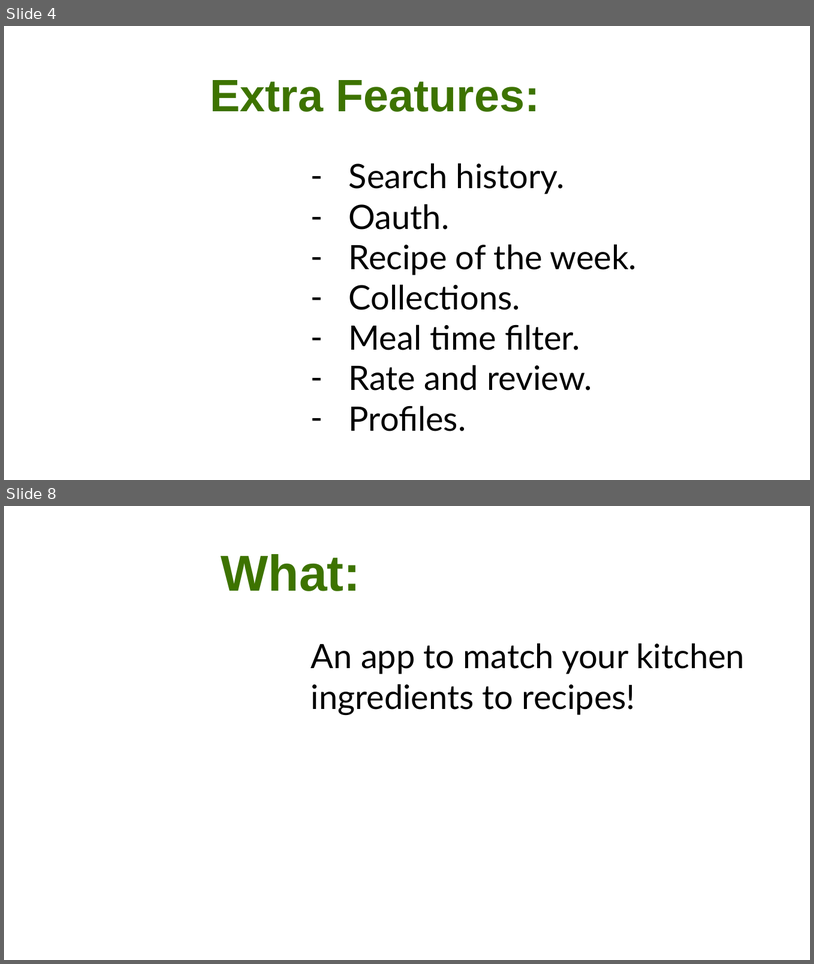
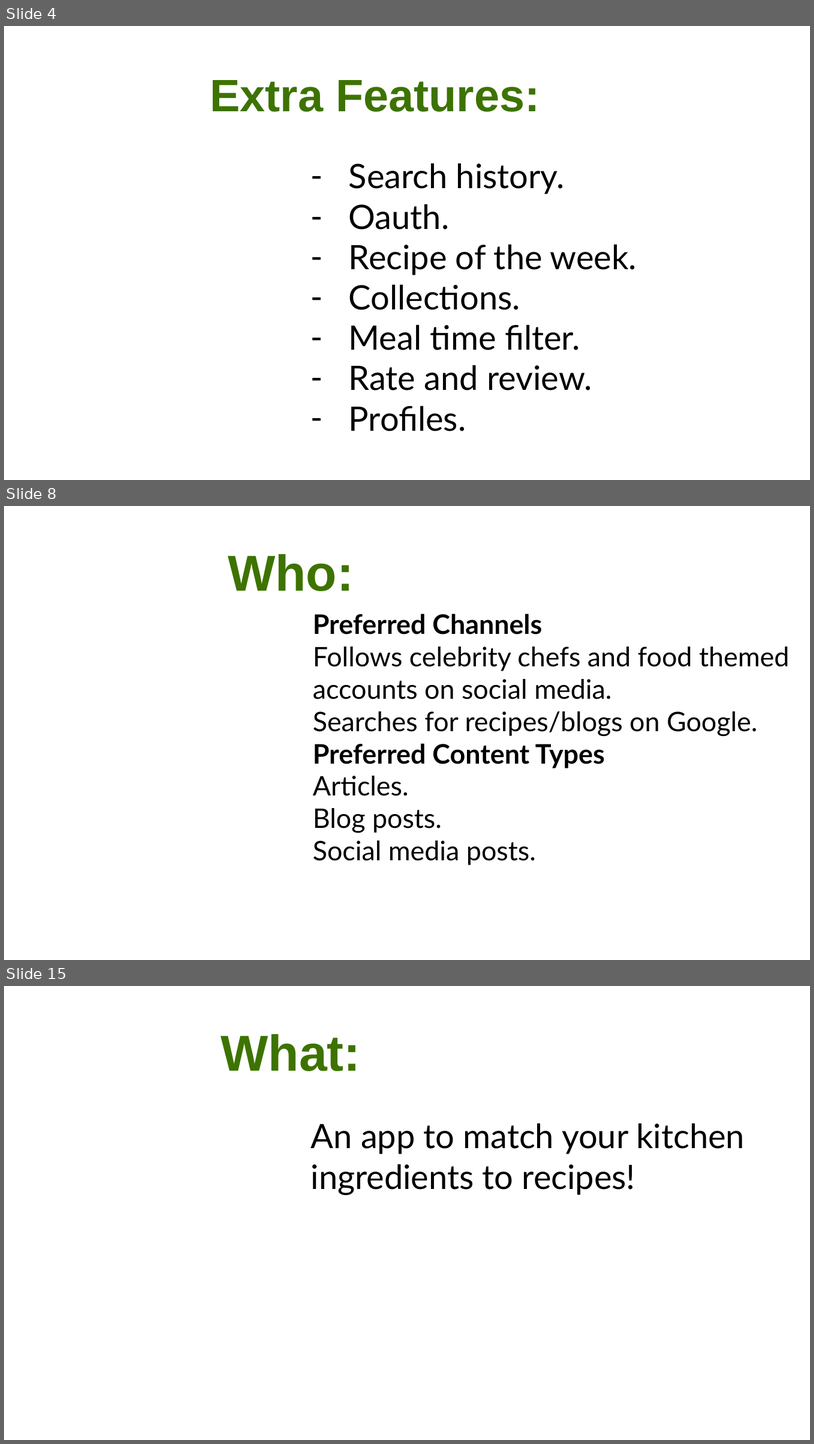
Before and after one commit to CA-MERN/MERN-Part-A-Docs, a slide deck: Presentation1.pptx. Shown one above the other, each under a label of ours: slides 4 and 8 before the commit, slides 4, 8 and 15 after it; the slides between them are not shown. The pictures are 814x964 and 814x1444 pixels, drawn with LibreOffice and Linux fonts; fonts in the diff are those of the drawing; background and template pictures are left out. Boxes give left, top, right and bottom in pixels: in the first picture for what was removed or moved away, otherwise in the second. Text is boxed around its words. In the diff, an @@ line names an element or a change of style, - is before the commit and + after.

```diff
--- a/Presentation1.pptx
+++ b/Presentation1.pptx
@@ slide 8 added at (4,506,810,960), background picture (left out) @@
@@ title added at (228,554,354,591), 60 pt, text #3D7300, bold @@
+Who:
@@ text added at (313,613,789,865), 32 pt, text #000000 @@
+Preferred Channels
+Follows celebrity chefs and food themed
+accounts on social media.
+Searches for recipes/blogs on Google.
+Preferred Content Types
+Articles.
+Blog posts.
+Social media posts.
@@ what was slide 8 is now slide 15 @@
```
Also in this commit, not shown: 9 other slides added, 3 slides removed, 1 other file.
